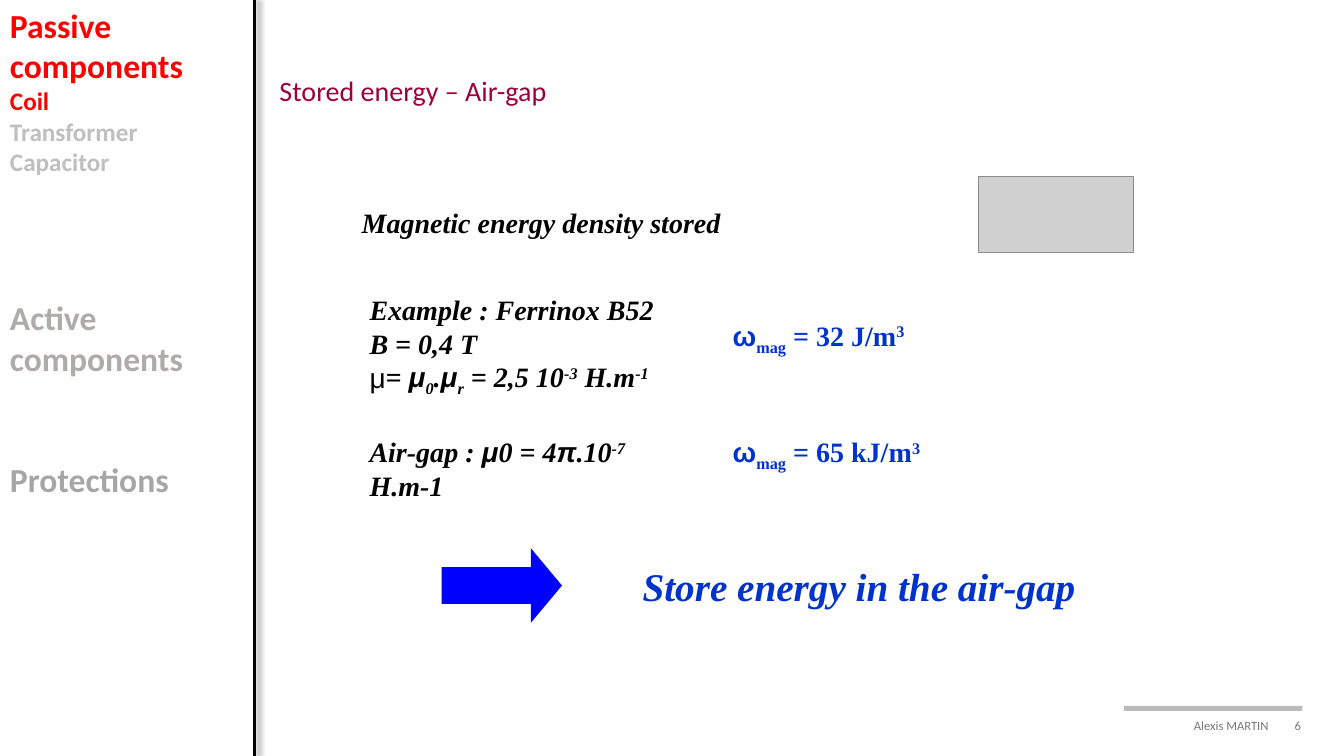
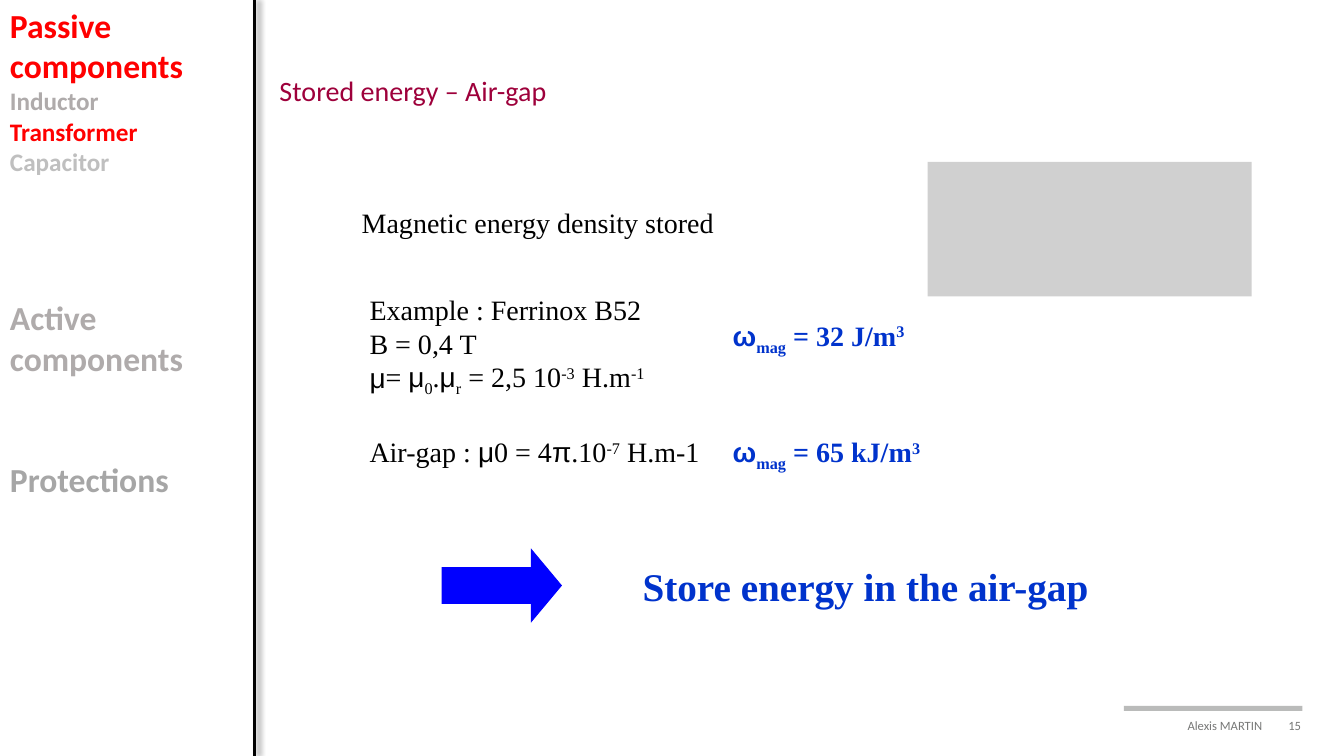
Before and after one commit to alexismartin46/Cours_Electronique_de_Puissance_FISE2, a slide deck: slide 15 of Cours/Cours3_components.pptx (slide 6 before the commit). Drawn at 1344x756 pixels with LibreOffice and Linux fonts; fonts in the diff are those of the drawing; grey boxes stand for pictures; background and template pictures are left out. Boxes give left, top, right and bottom in pixels: in the first picture for what was removed or moved away, otherwise in the second. Text is boxed around its words. In the diff, an @@ line names an element or a change of style, - is before the commit and + after.

```diff
--- a/Cours/Cours3_components.pptx
+++ b/Cours/Cours3_components.pptx
@@ text at [10,92,99,110]: text changed; text colour #FF0000 to #AFABAB @@
-Coil
+Inductor
@@ text at [10,123,138,142]: text colour #BFBFBF to #FF0000 in "Transformer" @@
@@ picture: place and size @@
-picture at [979,176,1133,253]
+picture at [928,162,1252,296]
@@ bold off, italic off in 3 elements at [362,213,713,238], [370,300,645,391], [370,443,699,468] @@
@@ text "Store energy in the air-gap" at [643,573,1088,609]: italic off @@
@@ page number at [1188,721,1301,730]: text changed @@
-Alexis MARTIN 6
+Alexis MARTIN 15
```
Also in this commit, not shown: 16 other slides changed, 13 slides added, 1 slide removed.
